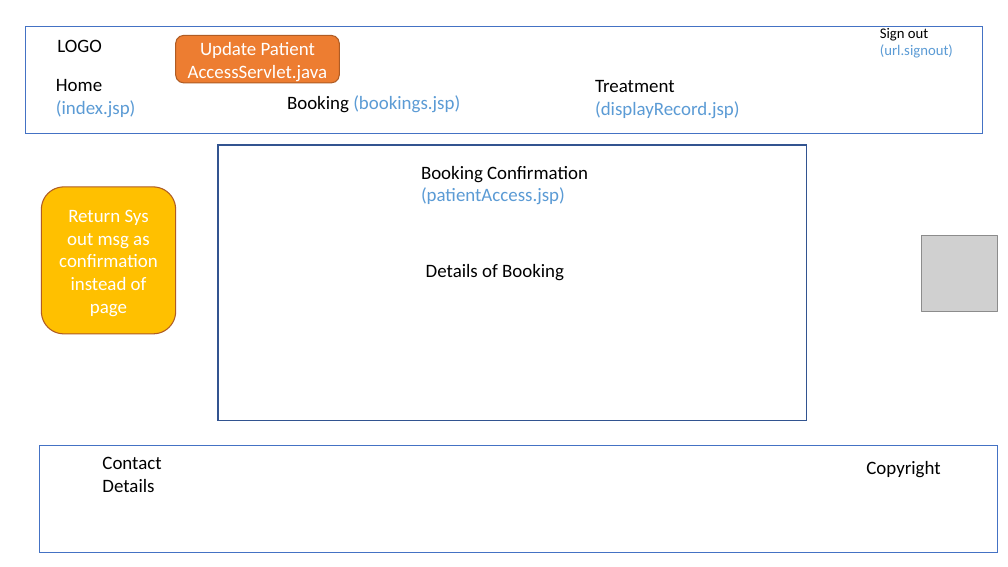
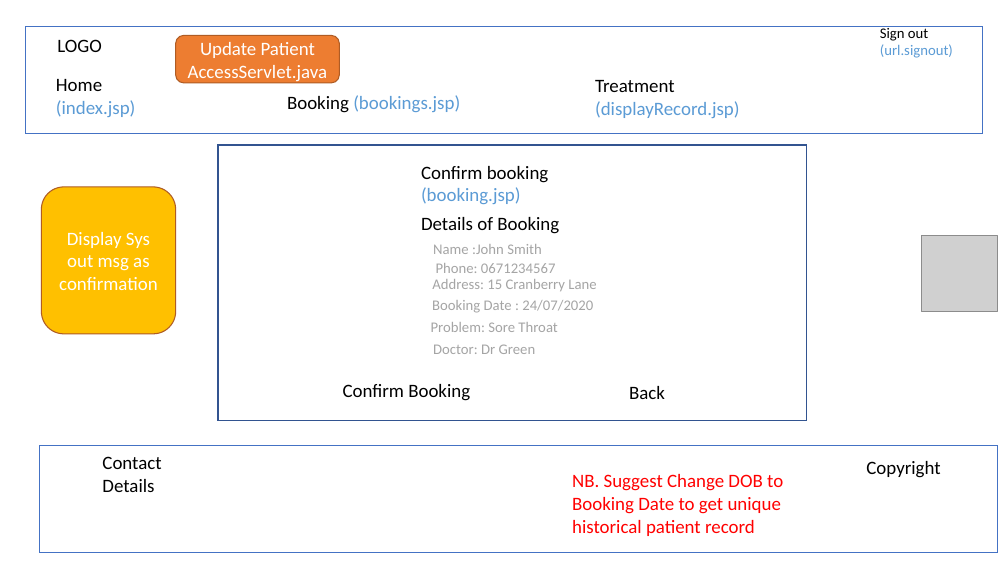
Before and after one commit to aaliceinw/ttagn2, a slide deck: slide 9 of Hospital Management Designv2.pptx (slide 8 before the commit). Drawn at 1008x567 pixels with LibreOffice and Linux fonts; fonts in the diff are those of the drawing; grey boxes stand for pictures. Boxes give left, top, right and bottom in pixels: in the first picture for what was removed or moved away, otherwise in the second. Text is boxed around its words. In the diff, an @@ line names an element or a change of style, - is before the commit and + after.

```diff
--- a/Hospital Management Designv2.pptx
+++ b/Hospital Management Designv2.pptx
@@ text at [421,166,549,204]: text changed @@
-Booking Confirmation
-(patientAccess.jsp)
+Confirm booking
+(booking.jsp)
@@ text "Details of Booking": place and size @@
-text "Details of Booking" at [426,264,564,281]
+text "Details of Booking" at [421,217,559,234]
@@ text in rounded rectangle at [59,232,158,290]: text changed @@
-Return Sys out msg as confirmation instead of page
+Display Sys out msg as confirmation
@@ text added at [433,244,542,254], 14 pt, text #A5A5A5 @@
+Name :John Smith
@@ text added at [436,263,556,273], 14 pt, text #A5A5A5 @@
+Phone: 0671234567
@@ text added at [432,279,596,291], 14 pt, text #A5A5A5 @@
+Address: 15 Cranberry Lane
@@ text added at [431,322,557,332], 14 pt, text #A5A5A5 @@
+Problem: Sore Throat
@@ text added at [432,300,593,313], 14 pt, text #A5A5A5 @@
+Booking Date : 24/07/2020
@@ text added at [433,344,536,354], 14 pt, text #A5A5A5 @@
+Doctor: Dr Green
@@ text added at [343,384,470,401], 18 pt, text #000000 @@
+Confirm Booking
@@ text added at [629,386,665,399], 18 pt, text #000000 @@
+Back
@@ text added at [572,474,783,536], 18 pt, text #FF0000 @@
+NB. Suggest Change DOB to Booking Date to get unique historical patient record
```
Also in this commit, not shown: 2 other slides changed, 1 slide added, 6 other files.
